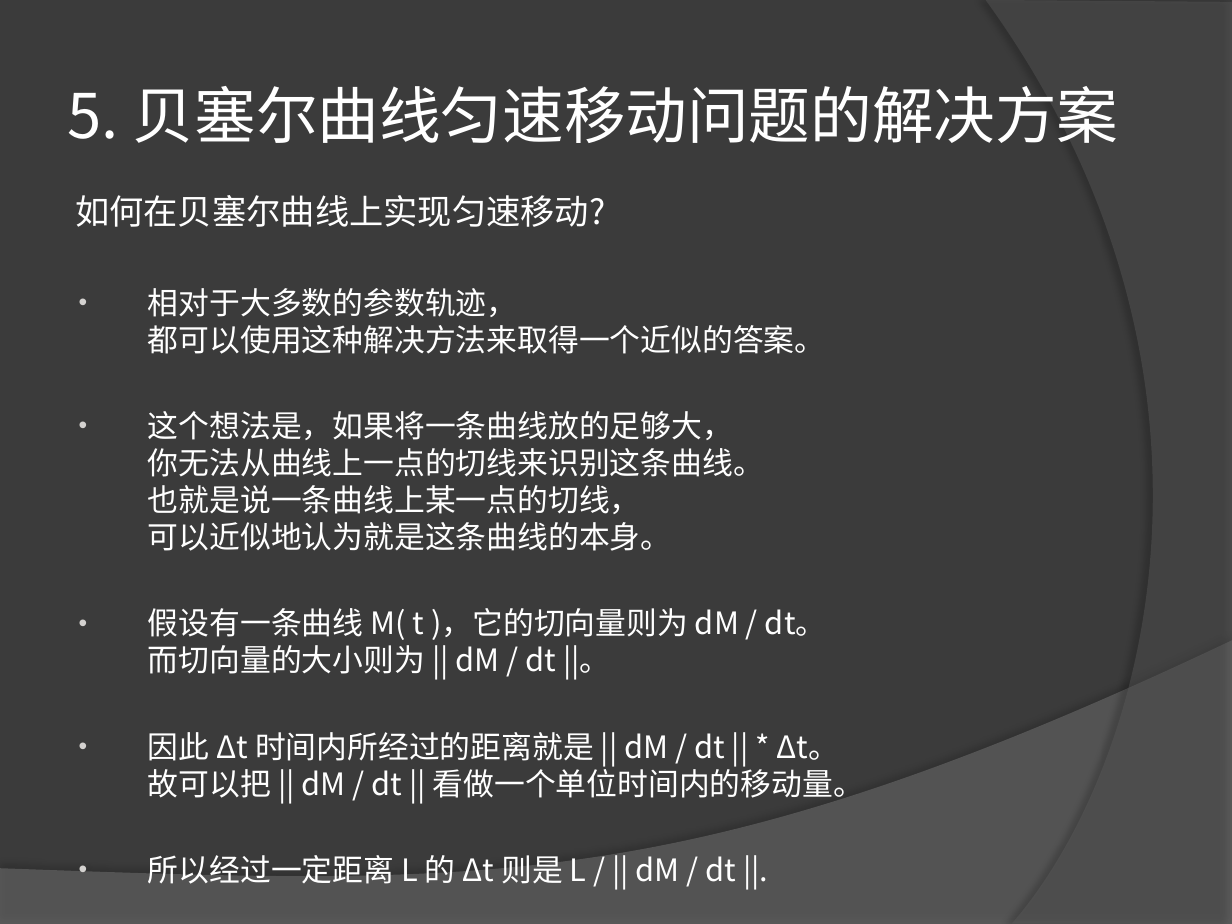
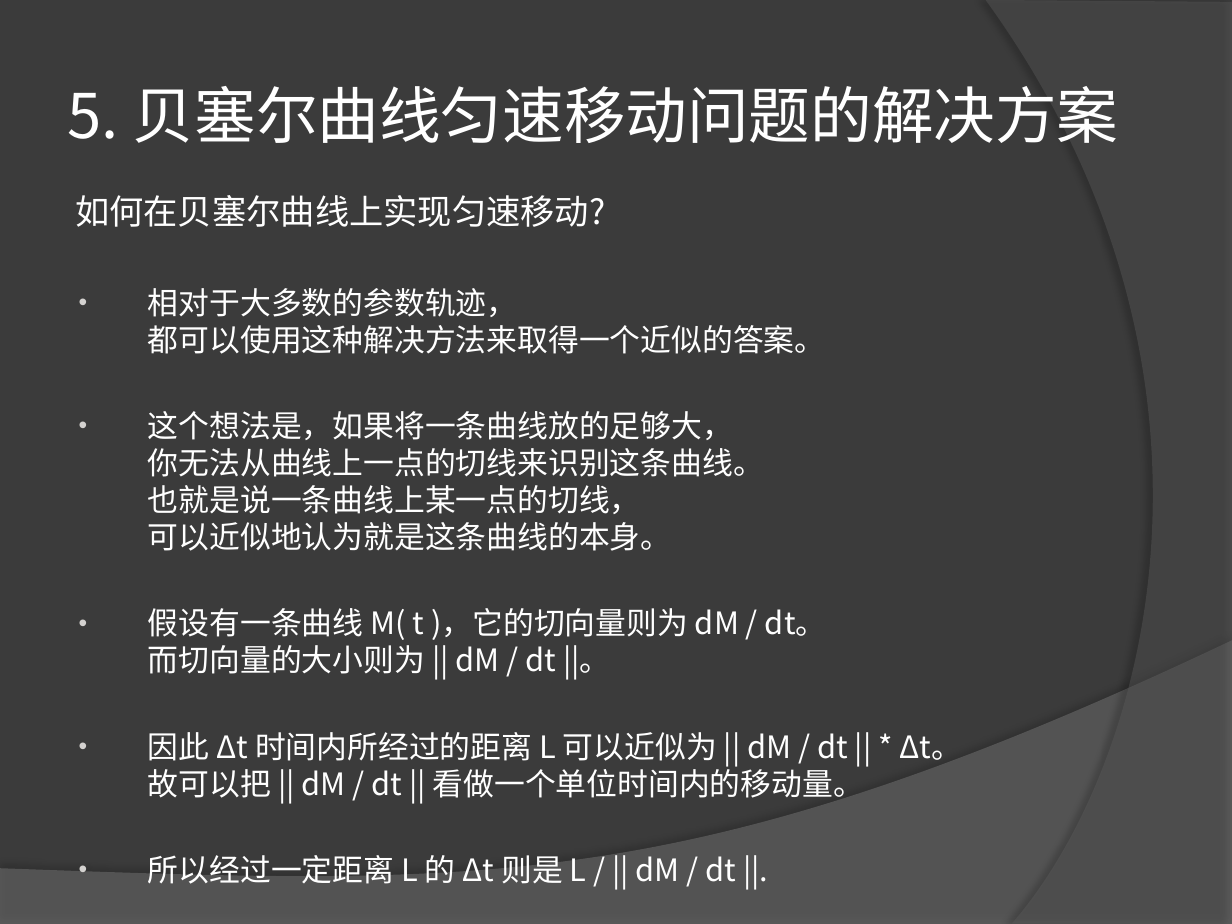
Before and after one commit to LEAVESZJ/BezierCurve, a slide deck: slide 13 of PPT/关于贝塞尔曲线等速移动问题的说明.pptx. Drawn at 1232x924 pixels with LibreOffice and Linux fonts; fonts in the diff are those of the drawing. Boxes give left, top, right and bottom in pixels: in the first picture for what was removed or moved away, otherwise in the second. Text is boxed around its words. In the diff, an @@ line names an element or a change of style, - is before the commit and + after.

Commit message:
update ppt

```diff
--- a/PPT/关于贝塞尔曲线等速移动问题的说明.pptx
+++ b/PPT/关于贝塞尔曲线等速移动问题的说明.pptx
@@ text at [148,732,962,798]: text changed @@
-• 因此 Δt 时间内所经过的距离就是 || dM / dt || * Δt。
-  故可以把 || dM / dt || 看做一个单位时间内的移动量。
+• 因此 Δt 时间内所经过的距离 L 可以近似为 || dM / dt || * Δt。
+  故可以把 || dM / dt || 看做一个单位时间内的移动量。
```
